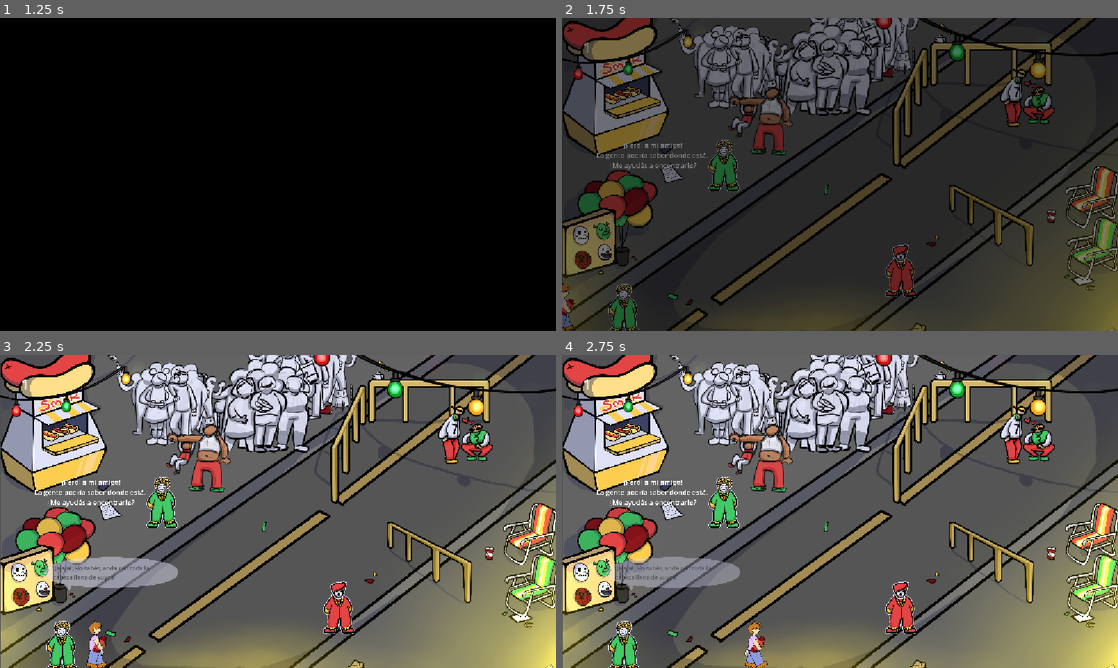
Above: before the commit, frames 1-4 (two rows, left to right).
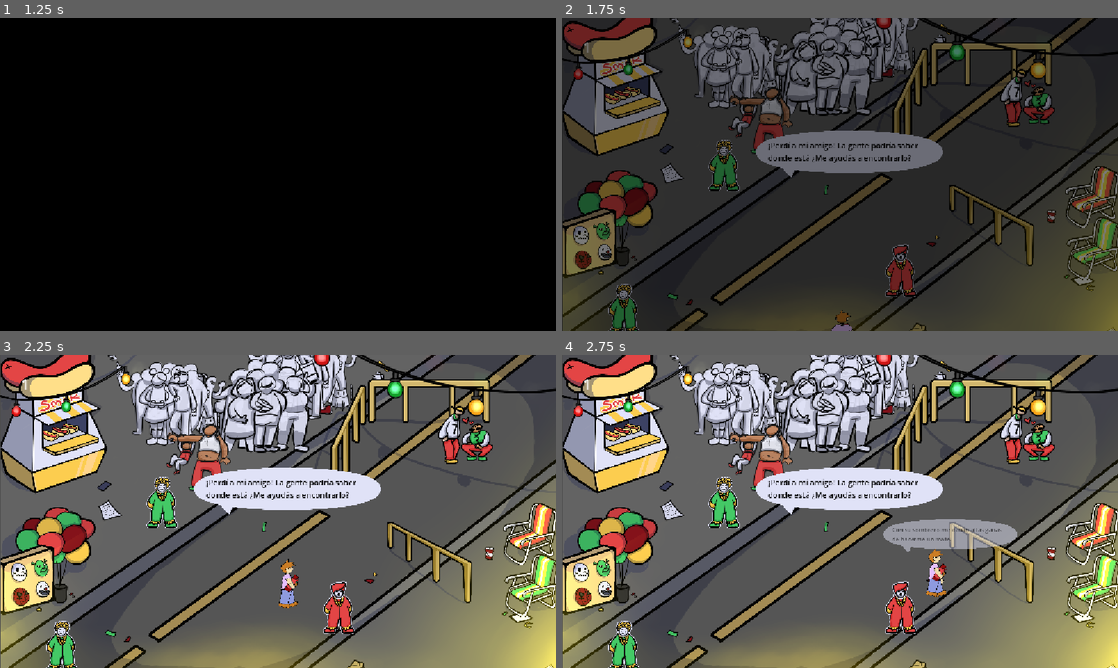
Above: after the commit, the same moments.

Repository: guille-bada/ggj-2026
Game: Godot game, scene res://Scenes/main_menu.tscn
Same seed, same stepped clock (60 frames per second), same inputs: the game is played once before the commit and once after it. The engine's default icon, where the game draws it, is replaced by a stand-in: a white triangle on a blue panel in a dark square.
Inputs:
- Up to frame 1 (1.25 s): tap Enter at 0.5 s; hold D (Right) from 0.53 s (still down)
- Up to frame 2 (1.75 s): release D (Right) at 1.28 s; hold S (Down) from 1.28 s (still down)
- Up to frame 3 (2.25 s): release S (Down) at 2.03 s; hold D (Right) from 2.03 s (still down)
- Up to frame 4 (2.75 s): keep holding D (Right)

Frame 1 is identical in both runs. In frame 2, 4.3% of the frame differs, in the area x 0-69%, y 36-100%; in frame 3, 6.6%; in frame 4, 8.4%, in the area x 6-82%, y 36-100%.

Commit message:
Fix spawn area. Fade initial text.

Diff:
--- a/Scenes/Main.tscn
+++ b/Scenes/Main.tscn
@@ -1,11 +1,9 @@
 [gd_scene format=3 uid="uid://b70j0crn5ovw8"]
 
-[ext_resource type="PackedScene" uid="uid://pewy0cyyqt2b" path="res://Scenes/area_manager.tscn" id="2_nurni"]
-[ext_resource type="PackedScene" uid="uid://dtndh384b372q" path="res://Scenes/Transition_Fade.tscn" id="3_0ni5v"]
-[ext_resource type="Script" path="res://Scripts/texto_inicial.gd" id="3_kln2b"]
-
-[sub_resource type="LabelSettings" id="LabelSettings_idj7w"]
-font_size = 32
+[ext_resource type="PackedScene" path="res://Scenes/area_manager.tscn" id="2_nurni"]
+[ext_resource type="PackedScene" path="res://Scenes/Transition_Fade.tscn" id="3_0ni5v"]
+[ext_resource type="Script" uid="uid://xpwmfie2hok1" path="res://Scripts/texto_inicial.gd" id="3_kln2b"]
+[ext_resource type="Texture2D" uid="uid://c6lcwh8co6xrn" path="res://Art/globo de texto.png" id="3_rgh2o"]
 
 [node name="Main" type="Node2D" unique_id=670653064]
 
@@ -17,25 +15,29 @@
 
 [node name="Transition_Fade" parent="." unique_id=873741915 instance=ExtResource("3_0ni5v")]
 
-[node name="texto_inicial" type="Label" parent="." unique_id=1816959589]
-anchors_preset = 7
-anchor_left = 0.5
-anchor_top = 1.0
-anchor_right = 0.5
-anchor_bottom = 1.0
-offset_left = 9.0
-offset_top = 253.0
-offset_right = 826.0
-offset_bottom = 394.0
+[node name="TextureRect" type="TextureRect" parent="." unique_id=693292545]
+offset_left = 389.0
+offset_top = 224.0
+offset_right = 799.3822
+offset_bottom = 454.83997
+texture = ExtResource("3_rgh2o")
+expand_mode = 3
+stretch_mode = 4
+flip_h = true
+flip_v = true
+script = ExtResource("3_kln2b")
+metadata/_edit_use_anchors_ = true
+
+[node name="Label" type="Label" parent="TextureRect" unique_id=1774310932]
+layout_mode = 1
+anchors_preset = -1
+anchor_left = 0.09288195
+anchor_top = 0.12345679
+anchor_right = 0.9010417
+anchor_bottom = 0.3425926
 grow_horizontal = 2
-grow_vertical = 0
-scale = Vector2(0.44, 0.44)
-text = "¡Perdí a mi amigo!
-La gente podría saber donde está.
-¿Me ayudás a encontrarlo?"
-label_settings = SubResource("LabelSettings_idj7w")
-horizontal_alignment = 1
-script = ExtResource("3_kln2b")
-
-[node name="Timer" type="Timer" parent="texto_inicial" unique_id=578266919]
-wait_time = 3.0
+grow_vertical = 2
+theme_override_colors/font_color = Color(0, 0, 0, 1)
+text = "¡Perdí a mi amigo! La gente podría saber donde está ¿Me ayudás a encontrarlo?"
+autowrap_mode = 3
+metadata/_edit_use_anchors_ = true
--- a/Scripts/texto_inicial.gd
+++ b/Scripts/texto_inicial.gd
@@ -1,7 +1,6 @@
-extends Label
-@onready var timer: Timer = $Timer
+extends Node
 
 func _ready() -> void:
-	timer.start()
-	await timer.timeout
-	queue_free()
+	await create_tween().tween_property(self , "modulate:a", 1, 1).finished
+	await get_tree().create_timer(2).timeout
+	create_tween().tween_property(self , "modulate:a", 0, 1)
--- a/area_manager.gd
+++ b/area_manager.gd
@@ -9,7 +9,7 @@
 @export var zone_4: PackedScene
 
 var current_zone: MapZone
-var last_zone: int = 2
+var last_zone: int = 4
 @onready var timer: Timer = $Timer
 
 func _ready() -> void:
